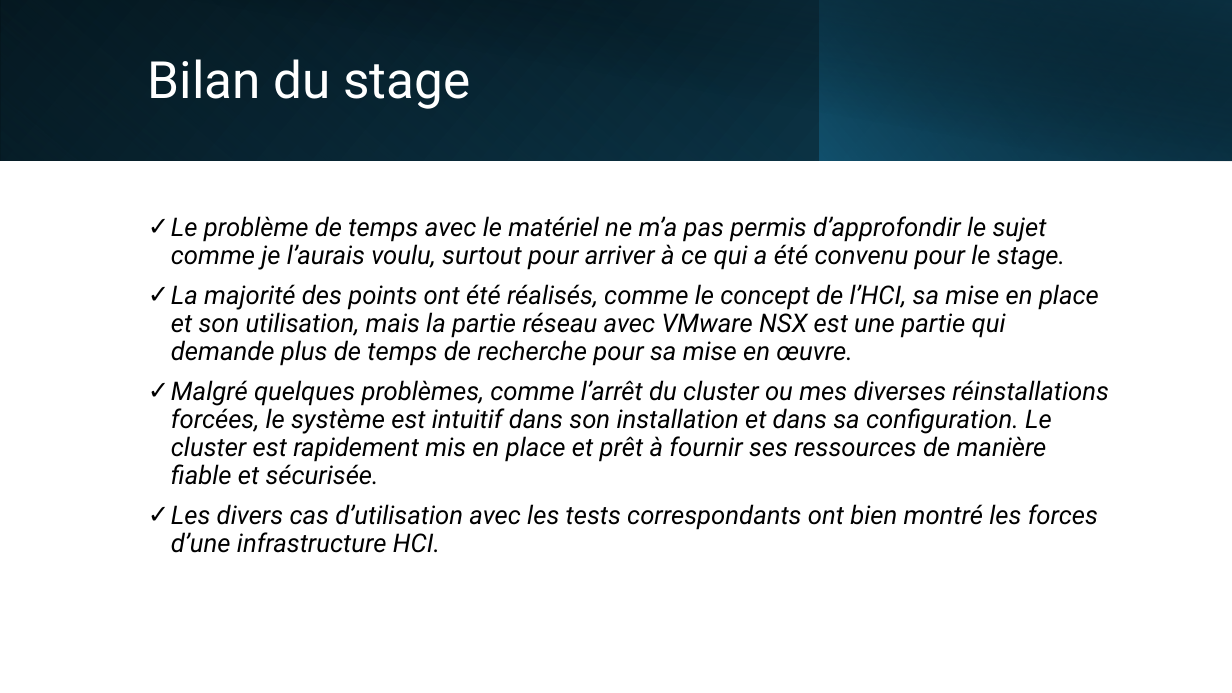
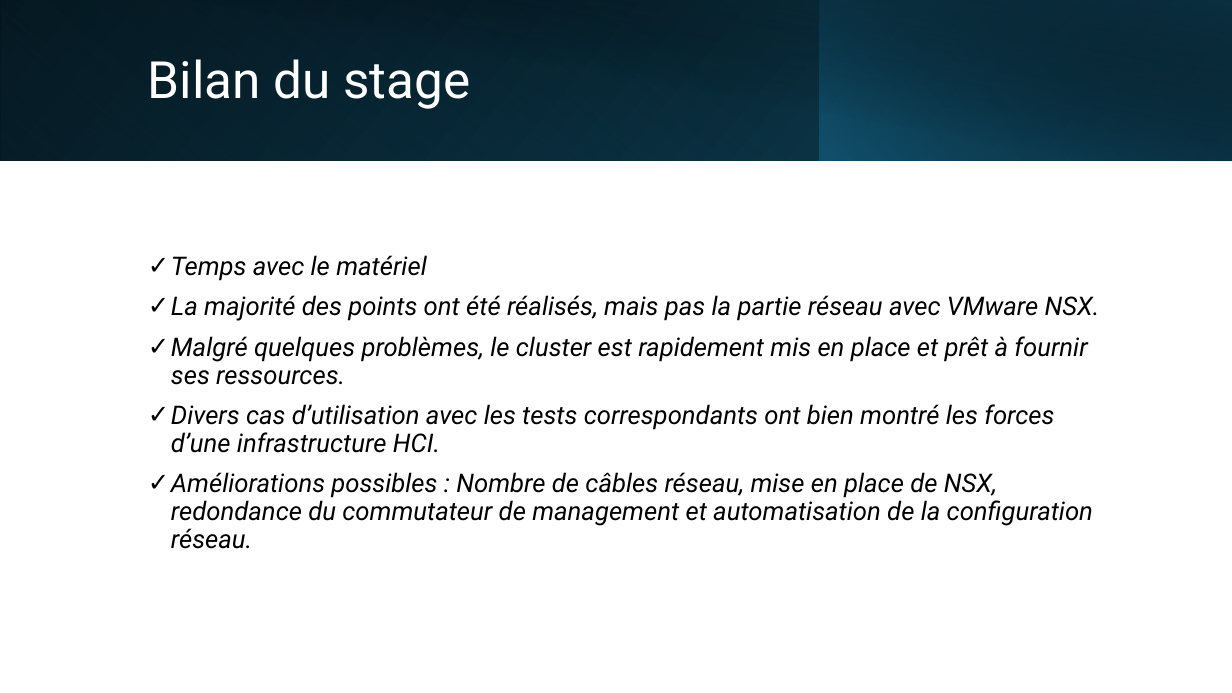
Before and after one commit to Vinc1347900/Stage_Henallux, a slide deck: slide 25 of TFE/DHAIMI_Vincent_PP_TFE.pptx. Drawn at 1232x693 pixels with LibreOffice and Linux fonts; fonts in the diff are those of the drawing. Boxes give left, top, right and bottom in pixels: in the first picture for what was removed or moved away, otherwise in the second. Text is boxed around its words. In the diff, an @@ line names an element or a change of style, - is before the commit and + after.

```diff
--- a/TFE/DHAIMI_Vincent_PP_TFE.pptx
+++ b/TFE/DHAIMI_Vincent_PP_TFE.pptx
@@ text at [171,255,1100,549]: text changed @@
-✓ Le problème de temps avec le matériel ne m’a pas permis d’approfondir le sujet comme je l’aurais voulu, surtout pour arriver à ce qui a été convenu pour le stage.
-✓ La majorité des points ont été réalisés, comme le concept de l’HCI, sa mise en place et son utilisation, mais la partie réseau avec VMware NSX est une partie qui demande plus de temps de recherche pour sa mise en œuvre.
-✓ Malgré quelques problèmes, comme l’arrêt du cluster ou mes diverses réinstallations forcées, le système est intuitif dans son installation et dans sa configuration. Le cluster est rapidement mis en place et prêt à fournir ses ressources de manière fiable et sécurisée.
-✓ Les divers cas d’utilisation avec les tests correspondants ont bien montré les forces d’une infrastructure HCI.
+✓ Temps avec le matériel
+✓ La majorité des points ont été réalisés, mais pas la partie réseau avec VMware NSX.
+✓ Malgré quelques problèmes, le cluster est rapidement mis en place et prêt à fournir ses ressources.
+✓ Divers cas d’utilisation avec les tests correspondants ont bien montré les forces d’une infrastructure HCI.
+✓ Améliorations possibles : Nombre de câbles réseau, mise en place de NSX, redondance du commutateur de management et automatisation de la configuration réseau.
```
Also in this commit, not shown: 1 other slide changed, 3 other files.
